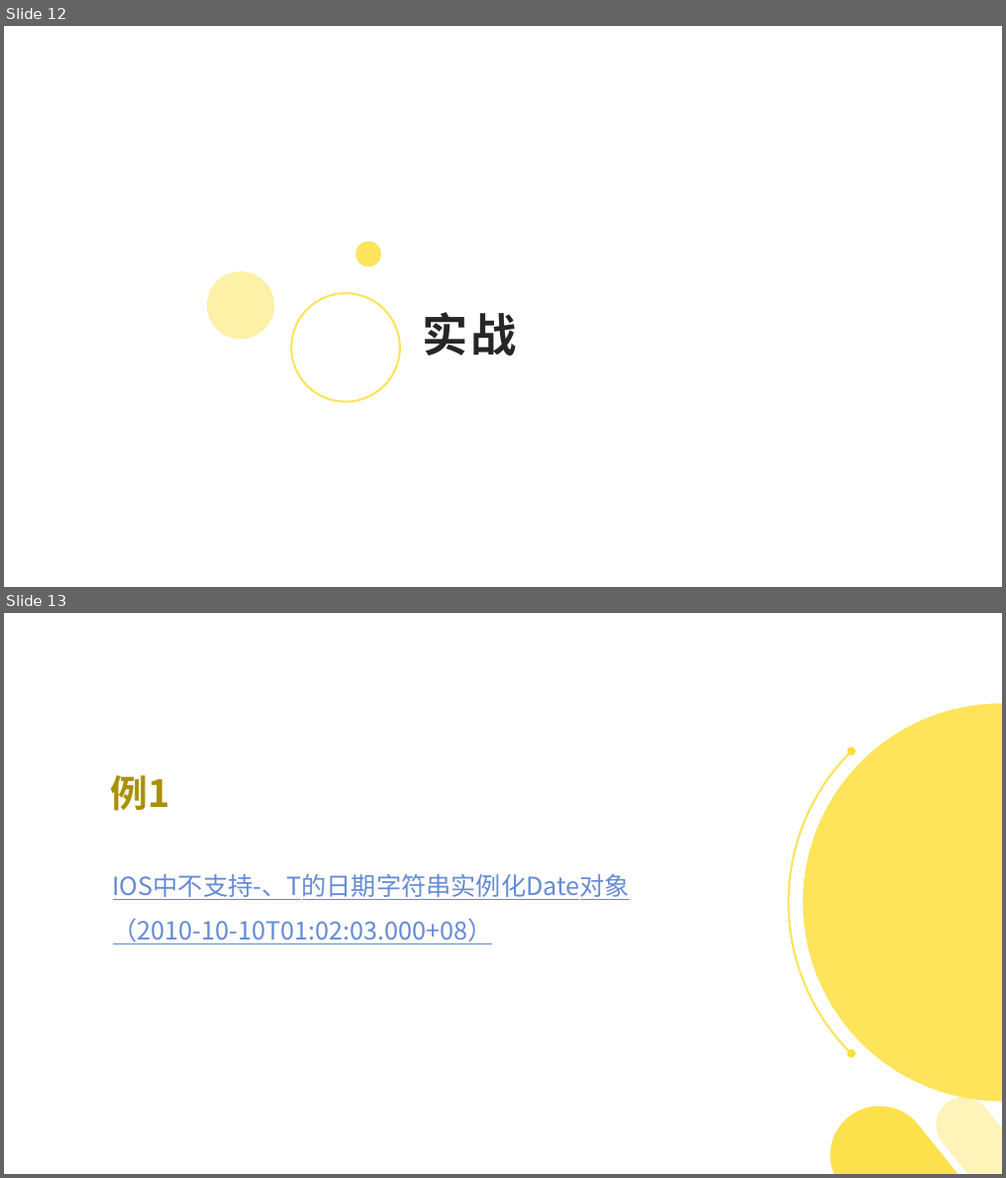
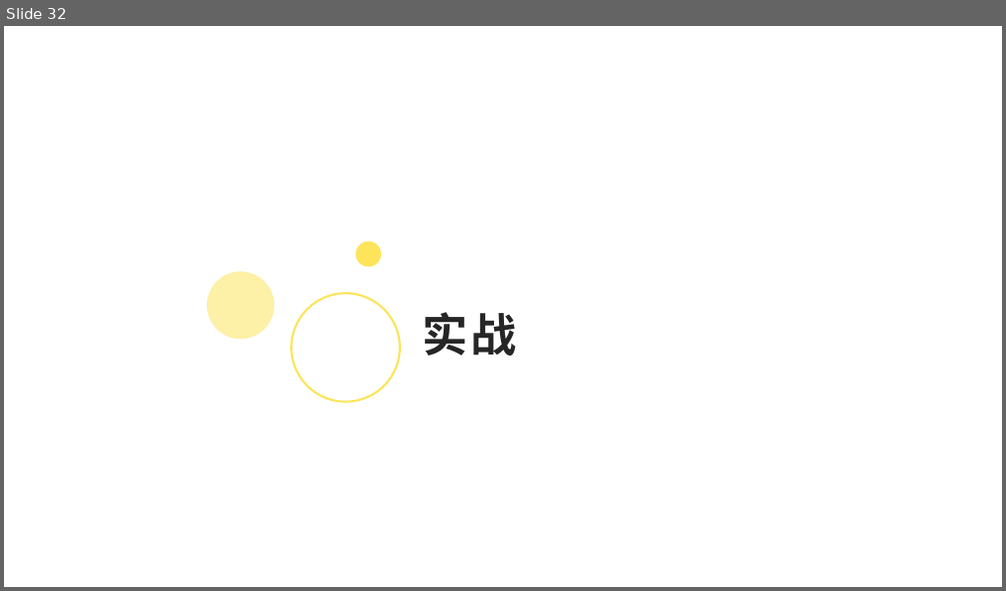
Before and after one commit to 382615666/note, a slide deck: 科普.pptx. Shown one above the other, each under a label of ours: slides 12 and 13 before the commit, slide 32 after it. The pictures are 1006x1178 and 1006x591 pixels, drawn with LibreOffice and Linux fonts; fonts in the diff are those of the drawing. Boxes give left, top, right and bottom in pixels: in the first picture for what was removed or moved away, otherwise in the second. Text is boxed around its words. In the diff, an @@ line names an element or a change of style, - is before the commit and + after.

```diff
--- a/科普.pptx
+++ b/科普.pptx
@@ slide 13 removed at [4,613,1002,1174], background #FFFFFF @@
@@ freeform shape removed at [803,703,1002,1102] @@
@@ freeform shape removed at [788,752,851,1054] @@
@@ ellipse removed at [846,747,855,756] @@
@@ text removed at [111,775,170,811] @@
-例1
@@ text removed at [113,874,630,945] @@
-IOS中不支持-、T的日期字符串实例化Date对象（2010-10-10T01:02:03.000+08）
@@ ellipse removed at [846,1050,855,1058] @@
@@ freeform shape removed at [831,1106,958,1174] @@
@@ freeform shape removed at [936,1097,1002,1174] @@
@@ what was slide 12 is now slide 32 @@
```
Also in this commit, not shown: 12 slides changed, 26 slides added, 5 other slides removed, 2 other files.
